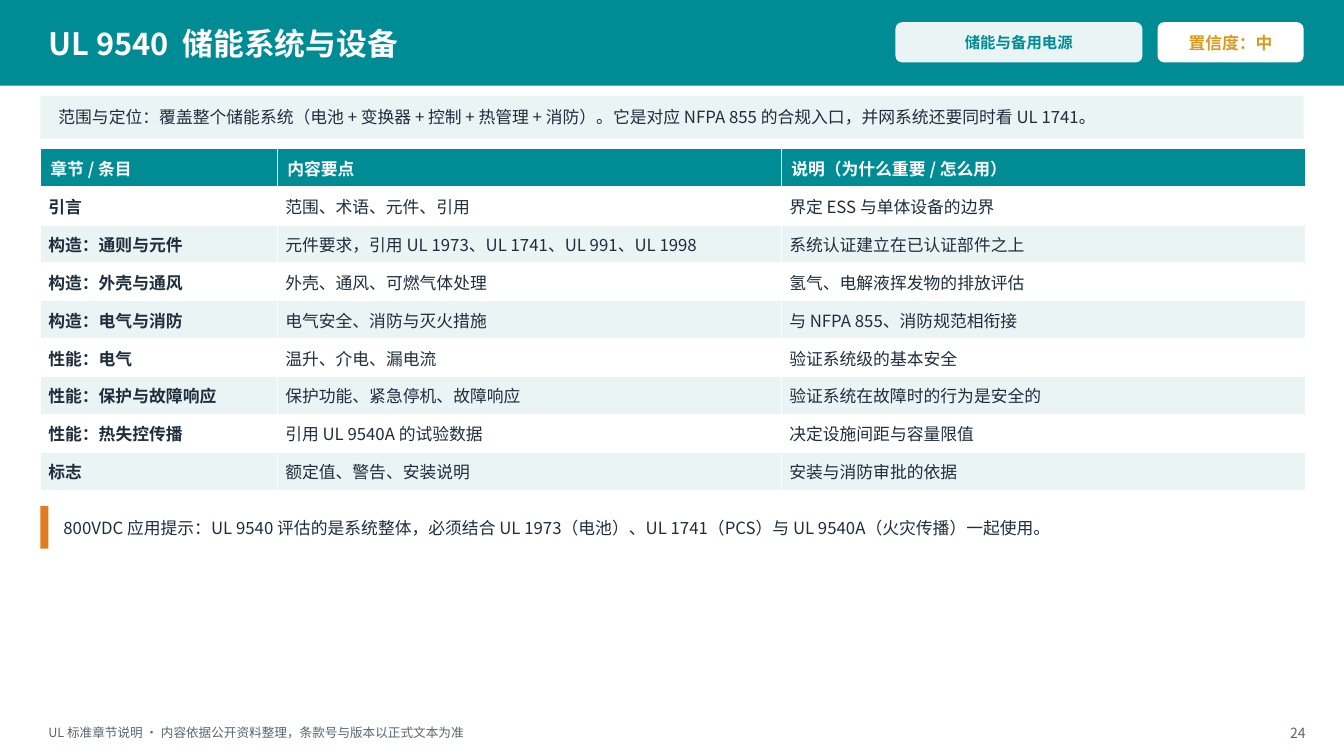
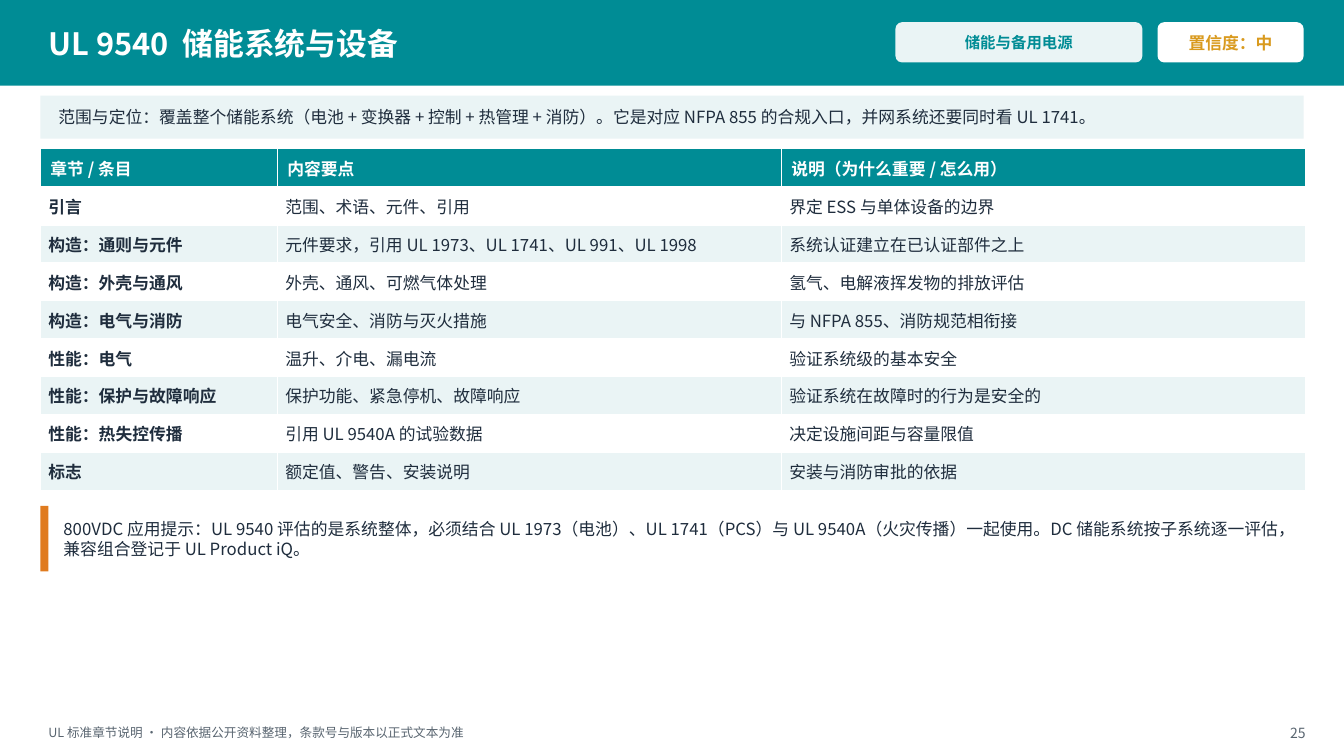
Before and after one commit to lupeisen-bit/vertiv-, a slide deck: slide 25 of ul-chapter-deck/UL标准章节内容说明.pptx (slide 24 before the commit). Drawn at 1344x756 pixels with LibreOffice and Linux fonts; fonts in the diff are those of the drawing. Boxes give left, top, right and bottom in pixels: in the first picture for what was removed or moved away, otherwise in the second. Text is boxed around its words. In the diff, an @@ line names an element or a change of style, - is before the commit and + after.

```diff
--- a/ul-chapter-deck/UL标准章节内容说明.pptx
+++ b/ul-chapter-deck/UL标准章节内容说明.pptx
@@ rectangle: place and size @@
-rectangle at <box>40,506,48,548</box>
+rectangle at <box>40,506,48,572</box>
@@ text at <box>63,520,1294,558</box>: text changed @@
-800VDC 应用提示：UL 9540 评估的是系统整体，必须结合 UL 1973（电池）、UL 1741（PCS）与 UL 9540A（火灾传播）一起使用。
+800VDC 应用提示：UL 9540 评估的是系统整体，必须结合 UL 1973（电池）、UL 1741（PCS）与 UL 9540A（火灾传播）一起使用。DC 储能系统按子系统逐一评估，兼容组合登记于 UL Product iQ。
@@ text at <box>1290,727,1306,738</box>: text changed @@
-24
+25
```
Also in this commit, not shown: 25 other slides changed, 2 slides added, 1 slide removed, 3 other files.
